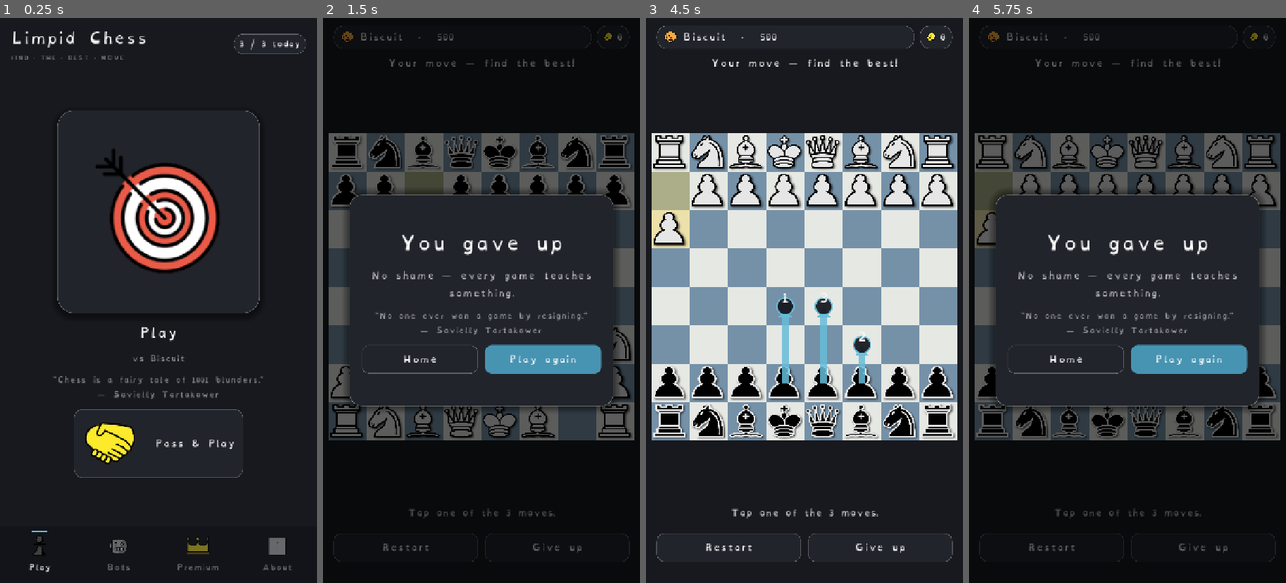
Above: before the commit, frames 1-4 (left to right).
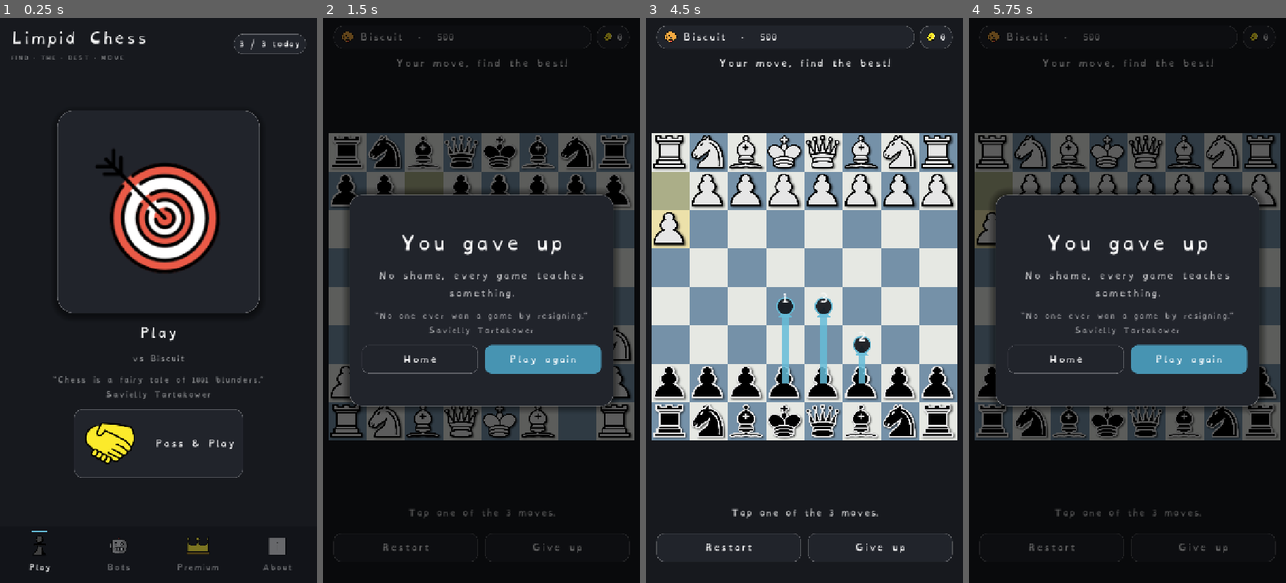
Above: after the commit, the same moments.

Repository: Hatscat/limpidchess
Game: Godot game, scene res://scenes/home.tscn
The game is run twice, just before and just after one commit, with the same random seed, the same clock (stepped at 60 frames per second) and the same inputs.
Inputs (mouse positions are in pixels of both pictures, inside the frame that each line leads up to):
- Up to frame 1 (0.25 s): no input
- Up to frame 2 (1.5 s): click (481, 210) at 0.5 s; click "Give up" at 1.25 s
- Up to frame 3 (4.5 s): click "Restart" at 2 s; click "Restart" at 2.75 s; click "Restart" at 3.5 s; click "Play again" at 4.25 s
- Up to frame 4 (5.75 s): click "Give up" at 5 s

The runs differ from the first frame. In frame 1, 0.2% of the frame differs, in the area x 33-69%, y 66-68%; in frame 2, 0.8%, in the area x 15-85%, y 7-57%; in frame 3, 0.3%; in frame 4, 0.8%.

Commit message:
fix: Update text formatting and improve clarity in various scenes and scripts

Diff:
--- a/scenes/about.tscn
+++ b/scenes/about.tscn
@@ -64,7 +64,7 @@
 [node name="Tagline" type="Label" parent="Scroll/VBox"]
 modulate = Color(1, 1, 1, 0.6)
 layout_mode = 2
-text = "A calm chess game for beginners. The best move is always there — you just have to see it."
+text = "A calm chess game for beginners. The best move is always there, you just have to see it."
 autowrap_mode = 2
 
 [node name="StatsCard" type="PanelContainer" parent="Scroll/VBox"]
@@ -91,11 +91,11 @@
 [url=https://opengameart.org/content/chess-pieces-and-board-squares]opengameart.org[/url]
 
 [b]Emoji & icons[/b]
-All emojis designed by OpenMoji – the open-source emoji and icon project. License: CC BY-SA 4.0.
+All emojis designed by OpenMoji, the open-source emoji and icon project. License: CC BY-SA 4.0.
 [url=https://openmoji.org]openmoji.org[/url]
 
 [b]Typeface[/b]
-OpenDyslexic — a free, dyslexia-friendly font.
+OpenDyslexic: a free, dyslexia-friendly font.
 [url=https://opendyslexic.org]opendyslexic.org[/url]
 
 [b]Chess engine[/b]
--- a/scenes/game.tscn
+++ b/scenes/game.tscn
@@ -155,7 +155,7 @@
 offset_bottom = 116.0
 grow_horizontal = 2
 theme_override_font_sizes/font_size = 20
-text = "Your move — find the best!"
+text = "Your move, find the best!"
 horizontal_alignment = 1
 
 [node name="Board" type="Control" parent="."]
--- a/scripts/about.gd
+++ b/scripts/about.gd
@@ -22,7 +22,7 @@
 
 
 func _fill_stats() -> void:
-	stats.text = "Games played: %d\nWins %d · Draws %d · Losses %d\nBest moves found: %d\nCoins — best %d · blunder %d" % [
+	stats.text = "Games played: %d\nWins %d · Draws %d · Losses %d\nBest moves found: %d\nCoins: best %d · blunder %d" % [
 		GameManager.games_played, GameManager.wins, GameManager.draws, GameManager.losses,
 		GameManager.best_moves_found, GameManager.coins_best, GameManager.coins_blunder,
 	]
--- a/scripts/game.gd
+++ b/scripts/game.gd
@@ -180,11 +180,11 @@
 
 	var mover := "White" if rules.side_to_move == ChessRules.WHITE else "Black"
 	if GameManager.pass_and_play:
-		status_label.text = "%s to move — find the best!" % mover
+		status_label.text = "%s to move, find the best!" % mover
 	else:
-		status_label.text = "Your move — find the best!"
+		status_label.text = "Your move, find the best!"
 	var n := options.size()
-	feedback.text = "Tap one of the %d moves." % n if n != 1 else "Only one move here — tap it."
+	feedback.text = "Tap one of the %d moves." % n if n != 1 else "Only one move here, tap it."
 	_busy = false
 
 
@@ -229,7 +229,7 @@
 			GameManager.add_best_coin()
 			feedback.text = "★ Best move!  +1 coin"
 		"decent":
-			feedback.text = "%s. Not bad — the best was %s." % [grade["label"], best_san]
+			feedback.text = "%s. Not bad, the best was %s." % [grade["label"], best_san]
 		"blunder":
 			GameManager.add_blunder_coin()
 			feedback.text = "The blunder! The best was %s." % best_san
@@ -321,7 +321,7 @@
 				GameManager.record_result("loss")
 		ChessRules.Outcome.STALEMATE:
 			title = "Stalemate"
-			text = "A draw — no legal moves, but no check."
+			text = "A draw: no legal moves, but no check."
 			if not GameManager.pass_and_play: GameManager.record_result("draw")
 		ChessRules.Outcome.DRAW_FIFTY:
 			title = "Draw"
@@ -343,7 +343,7 @@
 	result_title.text = title
 	result_text.text = text
 	var q := Quotes.for_outcome(quote_key)
-	result_quote.text = "“%s”\n— %s" % [q["text"], q["author"]]
+	result_quote.text = "“%s”\n%s" % [q["text"], q["author"]]
 	result_overlay.visible = true
 
 
@@ -362,7 +362,7 @@
 	board.clear_options()
 	if not GameManager.pass_and_play:
 		GameManager.record_result("loss")
-	_show_result("You gave up", "No shame — every game teaches something.", "resign")
+	_show_result("You gave up", "No shame, every game teaches something.", "resign")
 
 
 func _on_play_again_pressed() -> void:
--- a/scripts/home.gd
+++ b/scripts/home.gd
@@ -14,7 +14,7 @@
 	$TopBar.offset_top = max(safe.position.y, 16)
 
 	var q := Quotes.random()
-	quote_label.text = "“%s”\n— %s" % [q["text"], q["author"]]
+	quote_label.text = "“%s”\n%s" % [q["text"], q["author"]]
 
 	var bot := _selected_bot()
 	play_subtitle.text = "vs %s" % bot.get("name", "a bot")
Not shown, changed: CLAUDE.md
Not shown, changed: HOW_TO.md
